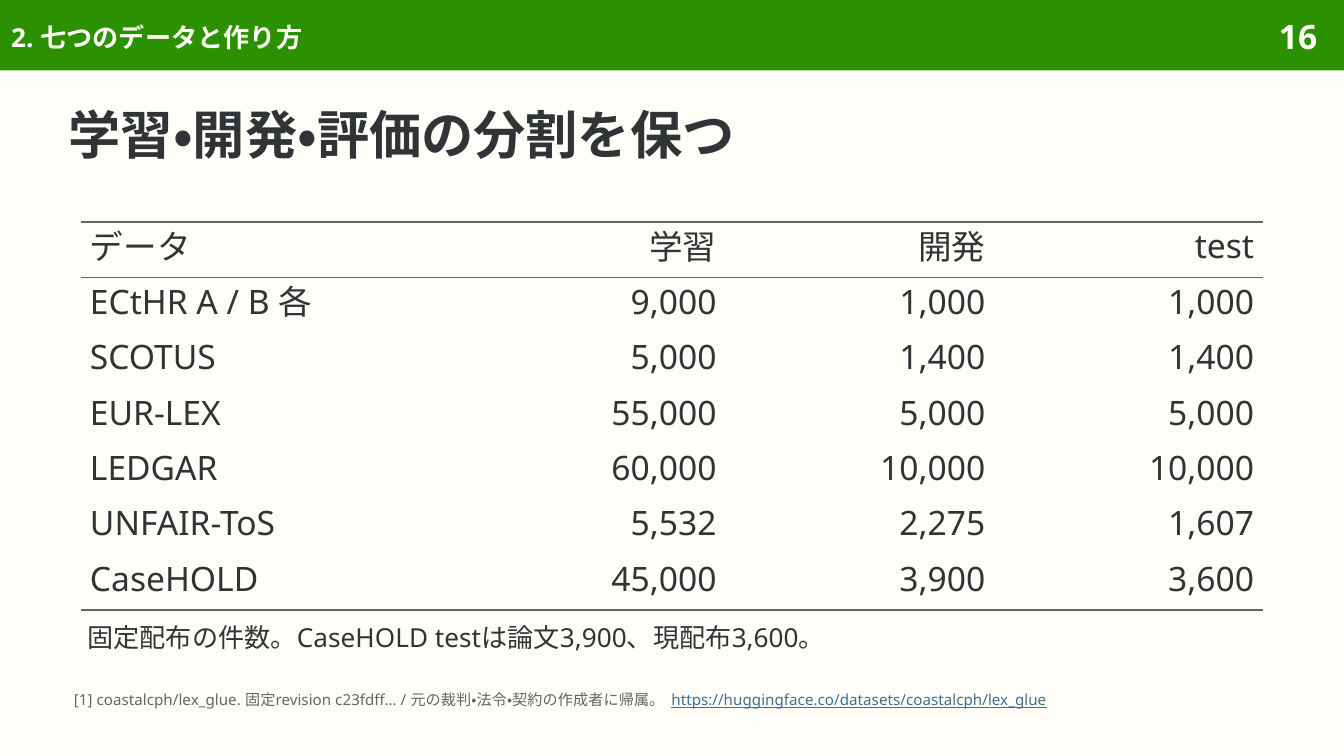
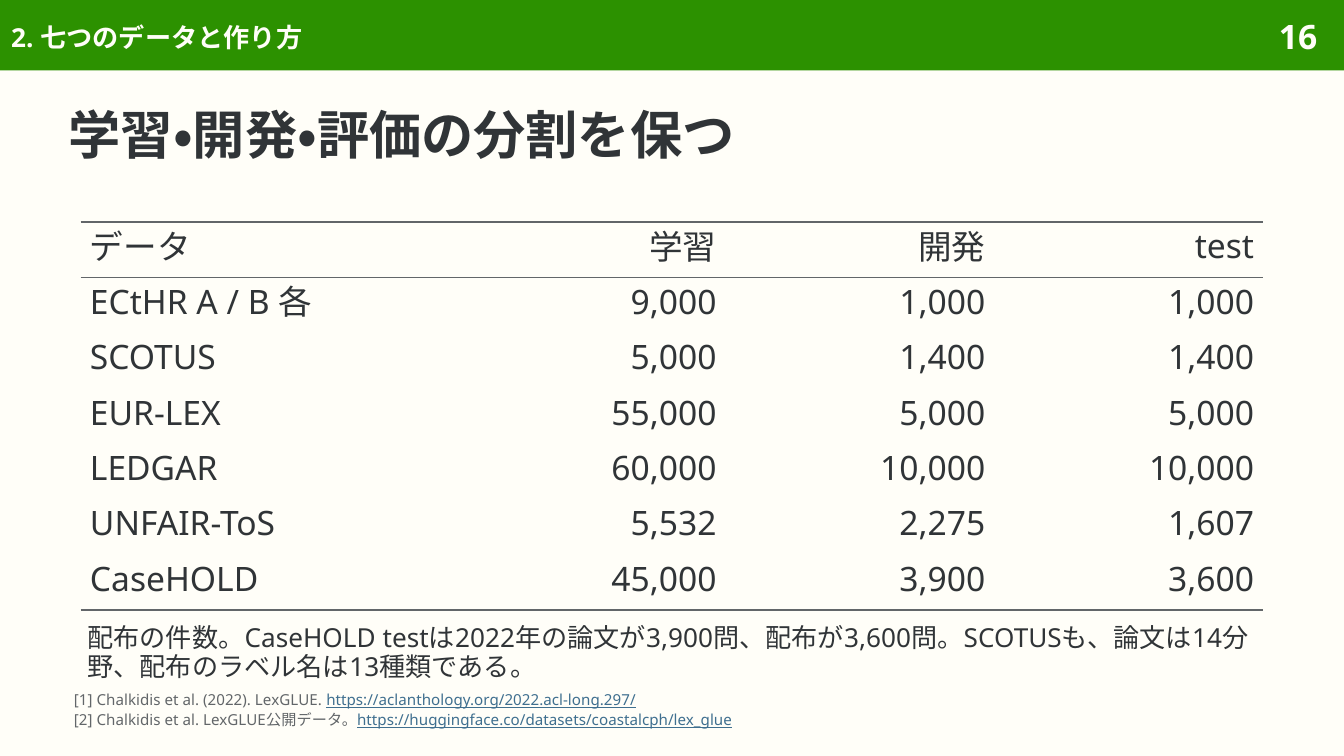
Before and after one commit to sasakiy84/datasets-in-10-minutes, a slide deck: slide 16 of slides/datasets-in-10-minutes-lexglue.pptx. Drawn at 1344x756 pixels with LibreOffice and Linux fonts; fonts in the diff are those of the drawing. Boxes give left, top, right and bottom in pixels: in the first picture for what was removed or moved away, otherwise in the second. Text is boxed around its words. In the diff, an @@ line names an element or a change of style, - is before the commit and + after.

Commit message:
Explain LexGLUE original tasks and clarify SCOTUS construction

```diff
--- a/slides/datasets-in-10-minutes-lexglue.pptx
+++ b/slides/datasets-in-10-minutes-lexglue.pptx
@@ text at (87, 625, 1249, 678): text changed @@
-固定配布の件数。CaseHOLD testは論文3,900、現配布3,600。
+配布の件数。CaseHOLD testは2022年の論文が3,900問、配布が3,600問。SCOTUSも、論文は14分野、配布のラベル名は13種類である。
@@ text at (74, 693, 732, 729): text changed; text colour #626669 to #3F6F8F @@
-[1] coastalcph/lex_glue. 固定revision c23fdff… / 元の裁判・法令・契約の作成者に帰属。 https://huggingface.co/datasets/coastalcph/lex_glue
+[1] Chalkidis et al. (2022). LexGLUE. https://aclanthology.org/2022.acl-long.297/
+[2] Chalkidis et al. LexGLUE公開データ。https://huggingface.co/datasets/coastalcph/lex_glue
```
Also in this commit, not shown: 41 other slides changed, 8 slides removed, 44 other files.
